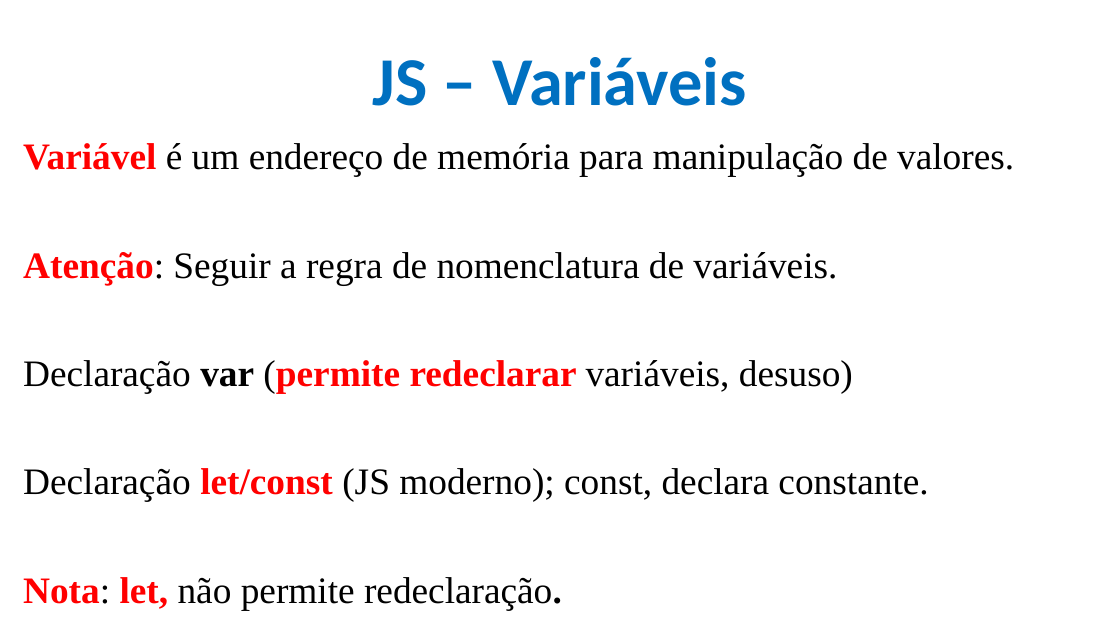
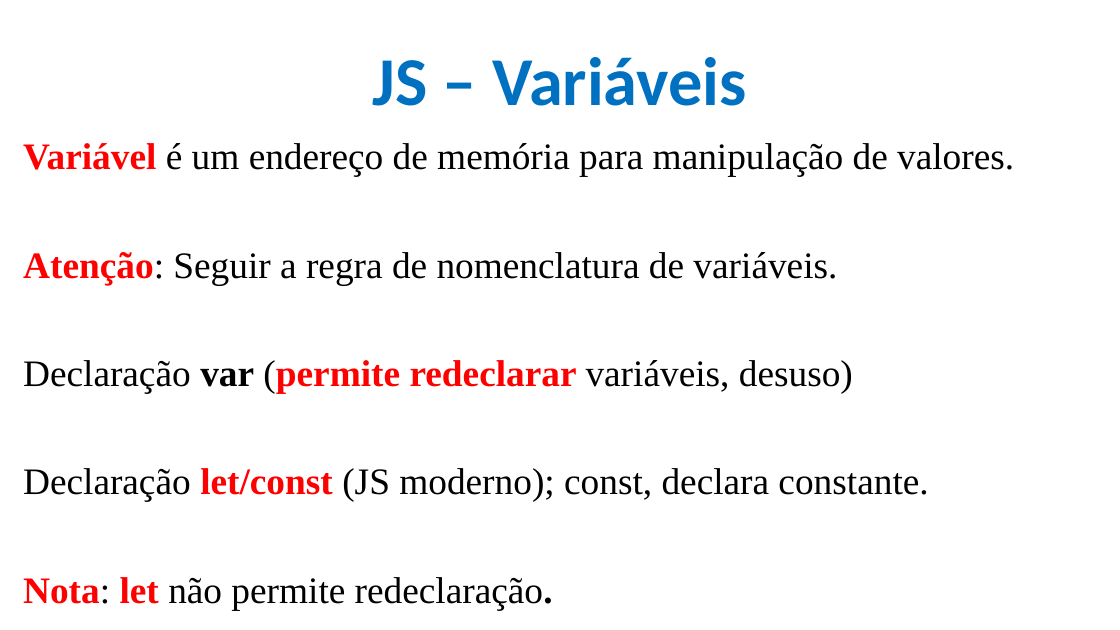
Before and after one commit to CloudEducationBrazil/WydenDesenvolvimentoWebPHP, a slide deck: slide 4 of 01 Classes/Aula 09 Desenvolvimento Web PHP - JS.pptx (slide 5 before the commit). Drawn at 1120x630 pixels with LibreOffice and Linux fonts; fonts in the diff are those of the drawing; background and template pictures are left out. Boxes give left, top, right and bottom in pixels: in the first picture for what was removed or moved away, otherwise in the second. Text is boxed around its words. In the diff, an @@ line names an element or a change of style, - is before the commit and + after.

```diff
--- a/01 Classes/Aula 09 Desenvolvimento Web PHP - JS.pptx
+++ b/01 Classes/Aula 09 Desenvolvimento Web PHP - JS.pptx
@@ text at <box>23,577,553,610</box>: text changed @@
-Nota: let, não permite redeclaração.
+Nota: let não permite redeclaração.
```
Also in this commit, not shown: 2 other slides changed, 8 slides added.
